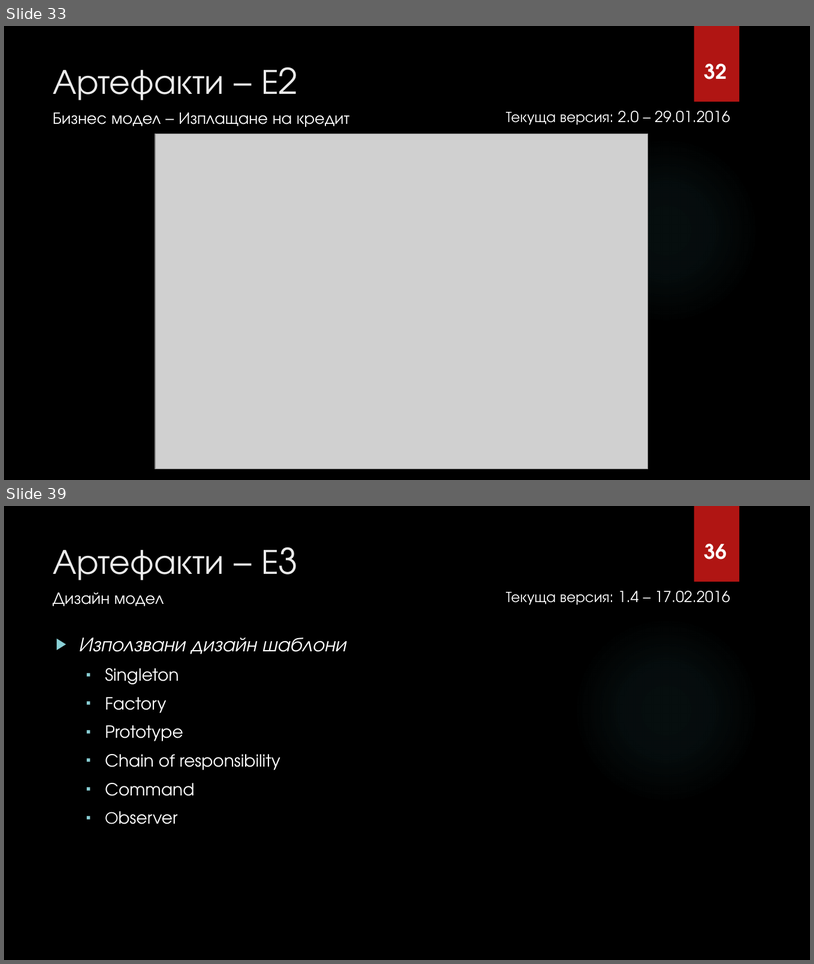
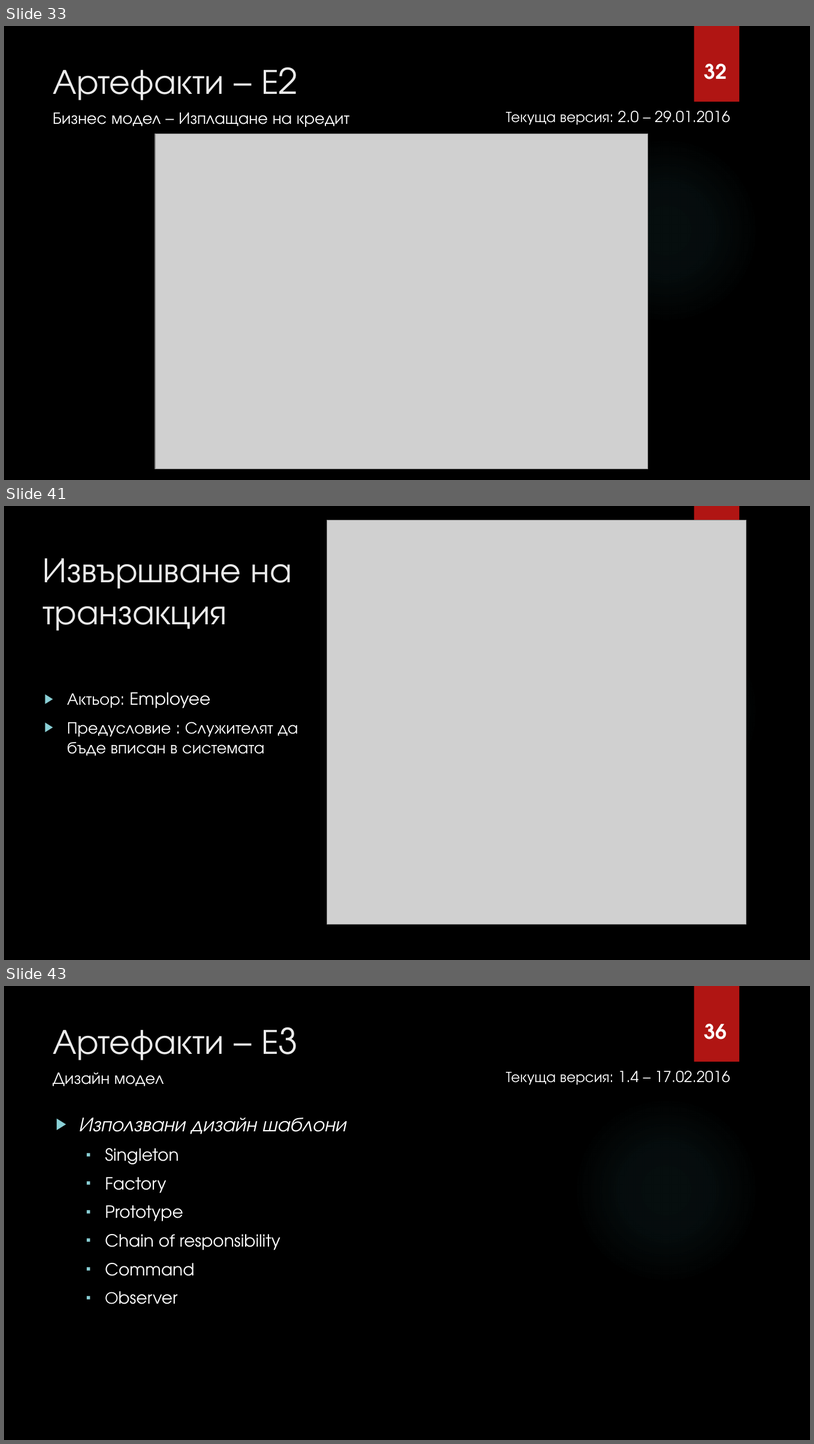
Before and after one commit to fahmiprasetya/PSS, a slide deck: I1/Current_Working_Directory/PSS ZA6TITA/ABM Presentation.pptx. Shown one above the other, each under a label of ours: slides 33 and 39 before the commit, slides 33, 41 and 43 after it; the slides between them are not shown. The pictures are 814x964 and 814x1444 pixels, drawn with LibreOffice and Linux fonts; fonts in the diff are those of the drawing; grey boxes stand for pictures; background and template pictures are left out. Boxes give left, top, right and bottom in pixels: in the first picture for what was removed or moved away, otherwise in the second. Text is boxed around its words. In the diff, an @@ line names an element or a change of style, - is before the commit and + after.

```diff
--- a/I1/Current_Working_Directory/PSS ZA6TITA/ABM Presentation.pptx
+++ b/I1/Current_Working_Directory/PSS ZA6TITA/ABM Presentation.pptx
@@ slide 41 added at [4,506,810,960], background picture (left out); not listed: 2 template elements that a slide beside it also shows @@
@@ picture added at [327,520,747,924] @@
@@ title added at [43,558,292,631], 42 pt, text #EBEBEB @@
+Извършване на транзакция
@@ text added at [67,692,299,756], 20 pt, text #FFFFFF @@
+▶ Актьор: Employee
+▶ Предусловие : Служителят да бъде вписан в системата
@@ what was slide 39 is now slide 43 @@
```
Also in this commit, not shown: 9 slides changed, 5 other slides added.
